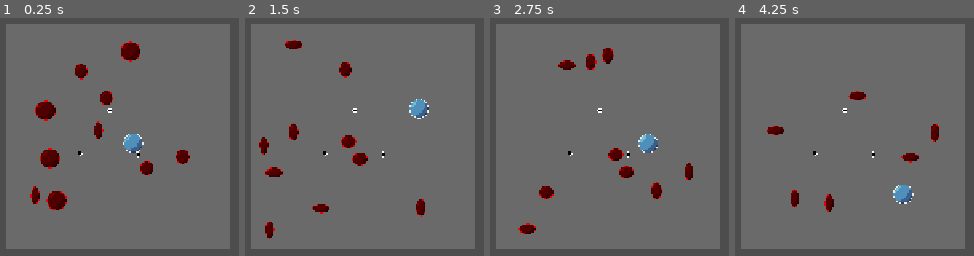
Above: before the commit, frames 1-4 (left to right).
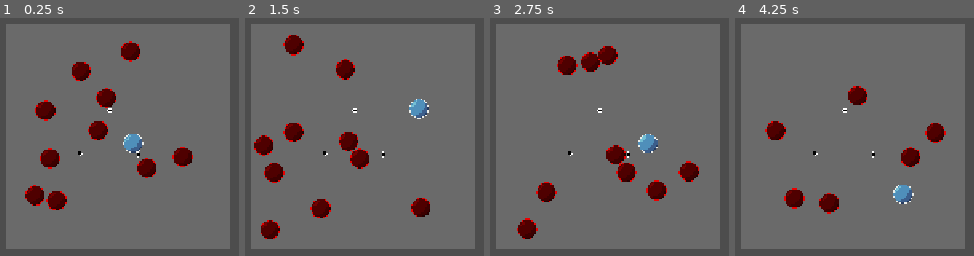
Above: after the commit, the same moments.

Repository: wespd/ball-fighter
Game: Godot game, scene res://Scenes/main.tscn
The game is run twice, just before and just after one commit, with the same random seed, the same clock (stepped at 60 frames per second) and the same inputs. Before the commit the project starts from res://main.tscn.
Inputs:
- Up to frame 1 (0.25 s): no input
- Up to frame 2 (1.5 s): no input
- Up to frame 3 (2.75 s): no input
- Up to frame 4 (4.25 s): no input

The runs differ from the first frame. In frame 1, 2.0% of the frame differs, in the area x 10-81%, y 18-79%; in frame 2, 3.4%, in the area x 3-78%, y 7-93%; in frame 3, 3.0%; in frame 4, 2.2%.

Commit message:
rearranged files

Diff:
--- /dev/null
+++ b/Scenes/ball.tscn
@@ -0,0 +1,20 @@
+[gd_scene format=3 uid="uid://d18bcpnidh32y"]
+
+[ext_resource type="Script" uid="uid://dixxpmc8rr44b" path="res://Scripts/ball.gd" id="1_41u45"]
+[ext_resource type="Texture2D" uid="uid://bvnrdo1rpfgib" path="res://Sprites/ball.png" id="2_ij5cq"]
+
+[sub_resource type="CircleShape2D" id="CircleShape2D_41u45"]
+radius = 16.0
+
+[node name="BallEnemy" type="CharacterBody2D" unique_id=1797804029]
+script = ExtResource("1_41u45")
+metadata/_custom_type_script = "uid://dixxpmc8rr44b"
+
+[node name="Sprite2D" type="Sprite2D" parent="." unique_id=1006215520]
+modulate = Color(1, 0, 0, 1)
+z_index = 3
+z_as_relative = false
+texture = ExtResource("2_ij5cq")
+
+[node name="CollisionShape2D" type="CollisionShape2D" parent="." unique_id=1209233224]
+shape = SubResource("CircleShape2D_41u45")
--- a/main.tscn
+++ b/Scenes/main.tscn
@@ -1,8 +1,8 @@
 [gd_scene format=3 uid="uid://c7jshwyf5wvip"]
 
-[ext_resource type="PackedScene" uid="uid://d18bcpnidh32y" path="res://ball.tscn" id="1_0xm2m"]
-[ext_resource type="Script" uid="uid://dwsrph4ywts4u" path="res://main.gd" id="1_h2yge"]
-[ext_resource type="PackedScene" uid="uid://y4gf131udgjo" path="res://peg.tscn" id="3_h2yge"]
+[ext_resource type="PackedScene" uid="uid://d18bcpnidh32y" path="res://Scenes/ball.tscn" id="1_0xm2m"]
+[ext_resource type="Script" uid="uid://dwsrph4ywts4u" path="res://Scripts/main.gd" id="1_h2yge"]
+[ext_resource type="PackedScene" uid="uid://y4gf131udgjo" path="res://Scenes/peg.tscn" id="3_h2yge"]
 
 [sub_resource type="WorldBoundaryShape2D" id="WorldBoundaryShape2D_0xm2m"]
 normal = Vector2(1, 0)
--- /dev/null
+++ b/Scenes/player_ball.tscn
@@ -0,0 +1,20 @@
+[gd_scene format=3 uid="uid://brquq467iyivh"]
+
+[ext_resource type="Script" uid="uid://c68fqg3mb316e" path="res://Scripts/player_ball.gd" id="1_m38xh"]
+[ext_resource type="Texture2D" uid="uid://bvnrdo1rpfgib" path="res://Sprites/ball.png" id="2_m38xh"]
+
+[sub_resource type="CircleShape2D" id="CircleShape2D_fsq41"]
+radius = 16.0
+
+[node name="PlayerBall" type="CharacterBody2D" unique_id=911088835]
+script = ExtResource("1_m38xh")
+speed = 600.0
+max_speed = 2000.0
+max_health = 10000.0
+metadata/_custom_type_script = "uid://dixxpmc8rr44b"
+
+[node name="CollisionShape2D" type="CollisionShape2D" parent="." unique_id=316485454]
+shape = SubResource("CircleShape2D_fsq41")
+
+[node name="Sprite2D" type="Sprite2D" parent="." unique_id=1900339853]
+texture = ExtResource("2_m38xh")
--- /dev/null
+++ b/Scenes/upgrade_menu.tscn
@@ -0,0 +1,38 @@
+[gd_scene format=3 uid="uid://yqk223t1aug7"]
+
+[ext_resource type="Script" uid="uid://ulpe8err0svf" path="res://Scripts/UpgradeMenu/money_label.gd" id="1_ltp0x"]
+[ext_resource type="Texture2D" uid="uid://bqpc4donwrpcu" path="res://Sprites/icon.svg" id="2_11363"]
+
+[node name="UpgradeMenu" type="CanvasLayer" unique_id=1644143263]
+layer = 100
+
+[node name="ColorRect" type="ColorRect" parent="." unique_id=845191700]
+anchors_preset = 15
+anchor_right = 1.0
+anchor_bottom = 1.0
+grow_horizontal = 2
+grow_vertical = 2
+color = Color(0, 0, 0, 1)
+
+[node name="MoneyLabel" type="RichTextLabel" parent="." unique_id=1002287845]
+anchors_preset = -1
+anchor_left = 0.009000001
+anchor_top = 0.014
+anchor_right = 0.089
+anchor_bottom = 0.049000002
+offset_left = -0.52000046
+offset_top = -0.07999992
+offset_right = 0.48000336
+offset_bottom = -0.2800026
+size_flags_horizontal = 3
+bbcode_enabled = true
+text = "[color=green]52$[/color]"
+script = ExtResource("1_ltp0x")
+
+[node name="TextureButton" type="TextureButton" parent="." unique_id=1338015701]
+offset_left = 533.0
+offset_top = 247.0
+offset_right = 661.0
+offset_bottom = 375.0
+texture_normal = ExtResource("2_11363")
+texture_hover = ExtResource("2_11363")
--- /dev/null
+++ b/Scripts/UpgradeMenu/money_label.gd
@@ -0,0 +1,6 @@
+extends RichTextLabel
+
+func _process(delta):
+	clear()
+	push_color(Color.GREEN)
+	append_text("%s$" %UpgradeGlobals.money)
--- /dev/null
+++ b/Scripts/UpgradeMenu/upgrade_button.gd
@@ -0,0 +1,4 @@
+extends TextureButton
+class_name UpgradeButton
+
+@export var upgrade_description : String = ""
--- a/ball.gd
+++ b/Scripts/ball.gd
@@ -22,12 +22,9 @@
 func on_collision(collision_info : KinematicCollision2D):
 	var normal = collision_info.get_normal()
 	direction = direction.bounce(normal).normalized()
-	$Sprite2D.scale = Vector2(abs(normal.y) + 1, abs(normal.x) + 1).normalized()
-	print(normal)
 	var collider = collision_info.get_collider()
 	if collider.has_method("take_damage_player"):
 		collider.take_damage_player(speed)
-
 
 	if collider.has_meta("bounce_multiplier"):
 		speed *= collider.get_meta("bounce_multiplier")
--- /dev/null
+++ b/Scripts/upgrade_globals.gd
@@ -0,0 +1,3 @@
+extends Node
+
+var money : float = 0
--- a/project.godot
+++ b/project.godot
@@ -13,11 +13,12 @@
 config/name="ball_fighter"
 run/main_scene="uid://c7jshwyf5wvip"
 config/features=PackedStringArray("4.6", "Forward Plus")
-config/icon="res://icon.svg"
+config/icon="res://Sprites/icon.svg"
 
 [autoload]
 
 PlayerBall="*uid://brquq467iyivh"
+UpgradeGlobals="*uid://cdunodusbtyc"
 
 [display]
 
Renamed: peg.tscn -> Scenes/peg.tscn
Not shown, added: Scripts/UpgradeMenu/money_label.gd.uid
Not shown, added: Scripts/UpgradeMenu/upgrade_button.gd.uid
Renamed: ball.gd.uid -> Scripts/ball.gd.uid
Renamed: main.gd -> Scripts/main.gd
Renamed: main.gd.uid -> Scripts/main.gd.uid
Renamed: player_ball.gd -> Scripts/player_ball.gd
Renamed: player_ball.gd.uid -> Scripts/player_ball.gd.uid
Not shown, added: Scripts/upgrade_globals.gd.uid
Not shown, added: Sprites/ball.png.import
Renamed: basic_ball.png -> Sprites/basic_ball.png
Not shown, changed: Sprites/basic_ball.png.import
(and 3 more such lines)
